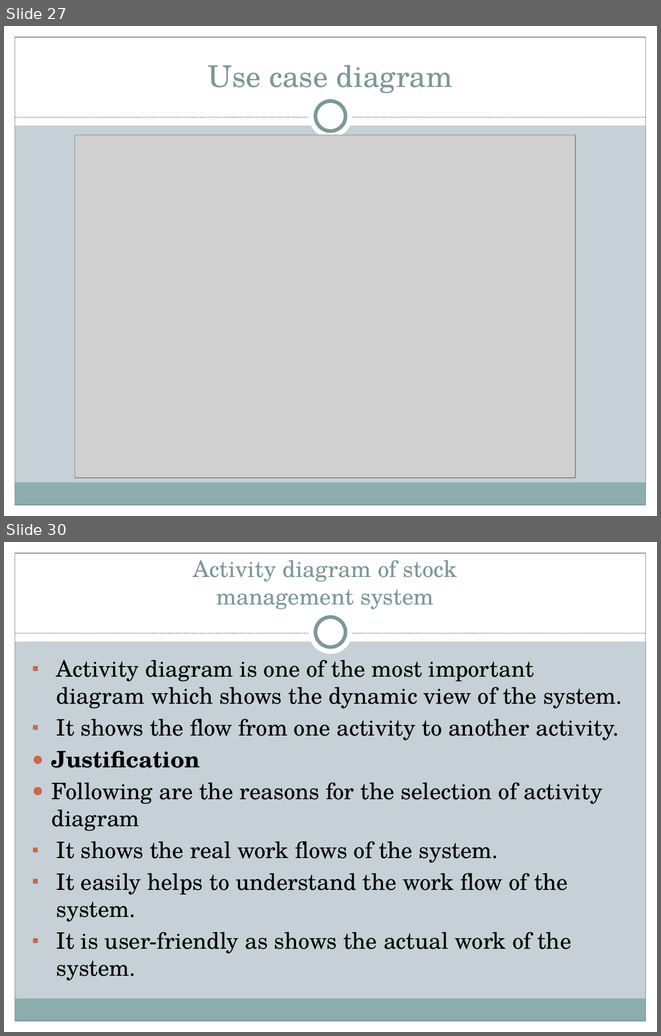
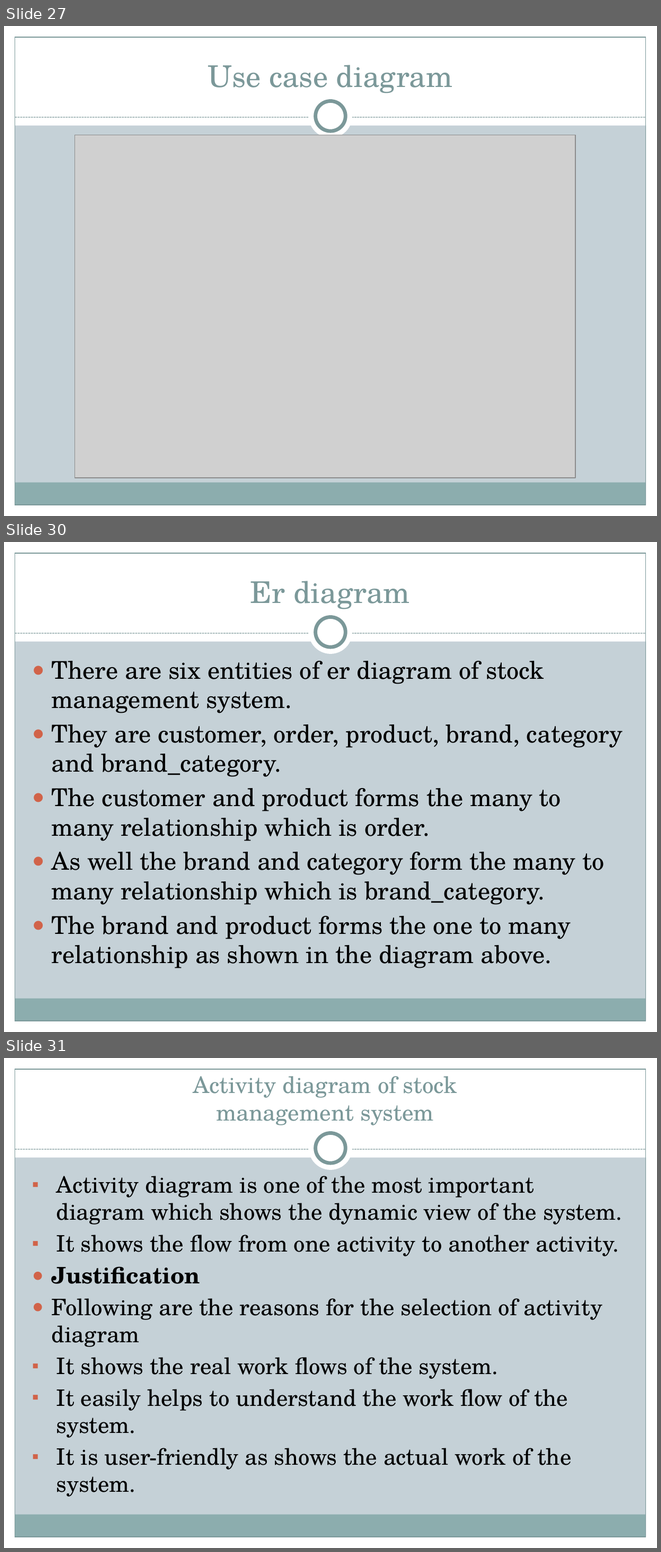
Before and after one commit to mandiratamang/SMS, a slide deck: stock management system/pp of sms.pptx. Shown one above the other, each under a label of ours: slides 27 and 30 before the commit, slides 27, 30 and 31 after it; the slides between them are not shown. The pictures are 661x1036 and 661x1552 pixels, drawn with LibreOffice and Linux fonts; fonts in the diff are those of the drawing; grey boxes stand for pictures. Boxes give left, top, right and bottom in pixels: in the first picture for what was removed or moved away, otherwise in the second. Text is boxed around its words. In the diff, an @@ line names an element or a change of style, - is before the commit and + after.

```diff
--- a/stock management system/pp of sms.pptx
+++ b/stock management system/pp of sms.pptx
@@ slide 30 added at box(4, 542, 657, 1032), background #C5D1D7; not listed: 9 template elements that a slide beside it also shows @@
@@ title added at box(250, 581, 410, 609), 33 pt, text #7C999A @@
+Er diagram
@@ text added at box(52, 661, 623, 968), 27 pt, text #000000 @@
+● There are six entities of er diagram of stock management system.
+● They are customer, order, product, brand, category and brand_category.
+● The customer and product forms the many to many relationship which is order.
+● As well the brand and category form the many to many relationship which is brand_category.
+● The brand and product forms the one to many relationship as shown in the diagram above.
@@ what was slide 30 is now slide 31 @@
```
Also in this commit, not shown: 11 slides changed, 1 other slide added, 2 slides removed, 38 other files.
